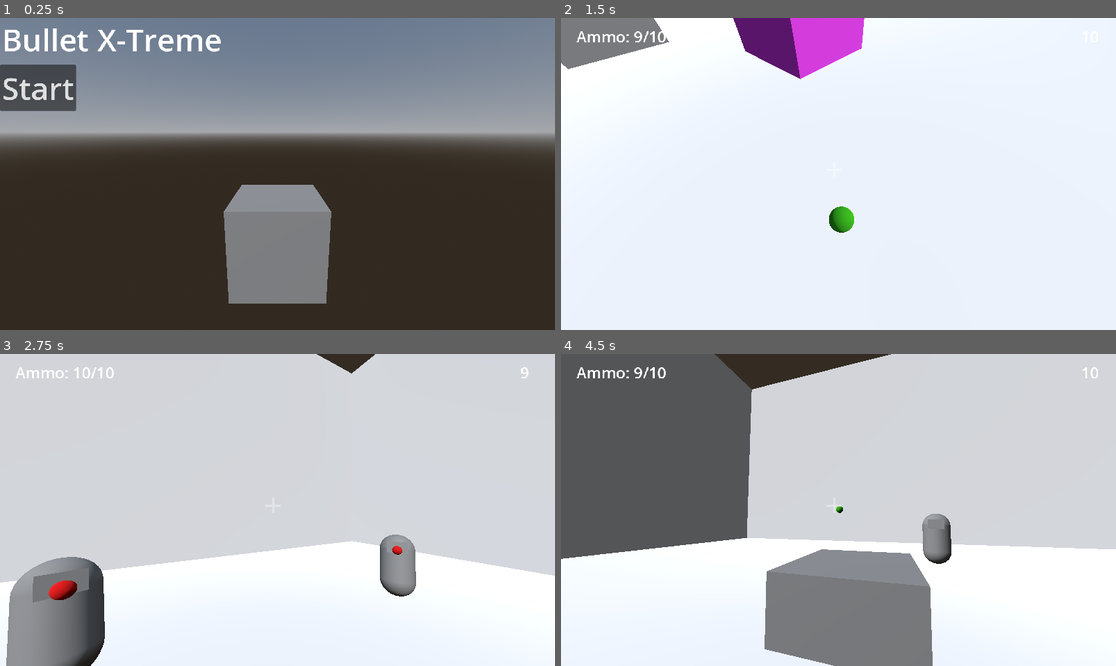
Above: before the commit, frames 1-4 (two rows, left to right).
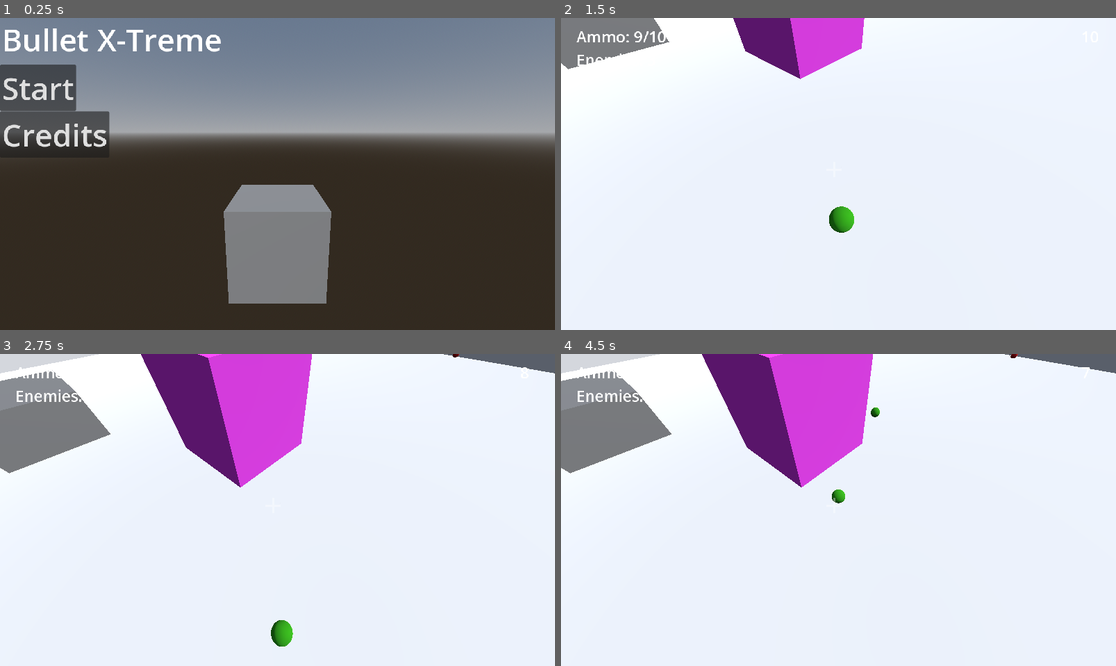
Above: after the commit, the same moments.

Repository: Piggo15/ten-game
Game: Godot game, scene res://Scenes/Start Scene/level_manager.tscn
Same seed, same stepped clock (60 frames per second), same inputs: the game is played once before the commit and once after it.
Inputs (mouse positions are in pixels of both pictures, inside the frame that each line leads up to):
- Up to frame 1 (0.25 s): no input
- Up to frame 2 (1.5 s): click "Start" at 0.5 s; tap Enter at 1.25 s; move the mouse to (832, 180) at 1.27 s; hold W (forward) from 1.28 s (still down); click (832, 180) at 1.35 s
- Up to frame 3 (2.75 s): keep holding W (forward); tap Space (jump) at 1.52, 2.27 s; move the mouse to (316, 513) at 2.02 s; tap Shift (sprint) at 2.1 s
- Up to frame 4 (4.5 s): move the mouse to (794, 506) at 2.77 s; click (794, 506) at 2.85 s; move the mouse to (844, 510) at 3.52 s; release W (forward) at 3.53 s; hold A (left) 3.53-4.28 s; tap Shift (sprint) at 3.6 s; tap Space (jump) at 3.77 s; move the mouse to (816, 503) at 4.27 s; hold W (forward) from 4.28 s (still down); click (816, 503) at 4.35 s

The runs differ from the first frame. In frame 1, 2.6% of the frame differs, in the area x 0-20%, y 29-45%; in frame 2, less than 0.1%; in frame 3, 71%; in frame 4, 71%, in the area x 0-100%, y 0-100%.

Commit message:
Flowers Work 4/22

Diff:
--- /dev/null
+++ b/Prefab Scenes/death_screen.tscn
@@ -0,0 +1,14 @@
+[gd_scene load_steps=2 format=3 uid="uid://13rxnx3lcplg"]
+
+[ext_resource type="Script" uid="uid://bp6i480le6mpv" path="res://Scripts/death_screen.gd" id="1_smd1q"]
+
+[node name="DeathScreen" type="Node3D"]
+script = ExtResource("1_smd1q")
+
+[node name="Control" type="Control" parent="."]
+layout_mode = 3
+anchors_preset = 15
+anchor_right = 1.0
+anchor_bottom = 1.0
+grow_horizontal = 2
+grow_vertical = 2
--- a/Prefab Scenes/timer.tscn
+++ b/Prefab Scenes/timer.tscn
@@ -1,8 +1,9 @@
 [gd_scene load_steps=4 format=3 uid="uid://if0b35trtwoh"]
 
-[ext_resource type="Script" uid="uid://dkqxdtqxbqxlu" path="res://timer.gd" id="1_vv58o"]
+[ext_resource type="Script" uid="uid://dkqxdtqxbqxlu" path="res://Scripts/timer.gd" id="1_vv58o"]
 [ext_resource type="AudioStream" uid="uid://darwutlvlx3re" path="res://Audio/Sfx/Timer_First_Five_Sfx.wav" id="2_7ixws"]
 [ext_resource type="AudioStream" uid="uid://du1j4rd6oeed0" path="res://Audio/Sfx/Timer_Last_Five_Sfx.wav" id="3_5suwe"]
+
 
 [node name="Timer" type="Node3D"]
 script = ExtResource("1_vv58o")
--- a/Scenes/Start Scene/level_manager.tscn
+++ b/Scenes/Start Scene/level_manager.tscn
@@ -1,6 +1,7 @@
 [gd_scene load_steps=2 format=3 uid="uid://bkt8nmcxmuk1w"]
 
-[ext_resource type="Script" uid="uid://tkxuekqneqpe" path="res://level_manager.gd" id="1_f6wcy"]
+[ext_resource type="Script" uid="uid://tkxuekqneqpe" path="res://Scripts/level_manager.gd" id="1_f6wcy"]
+
 
 [node name="Level_Manager" type="Node3D"]
 script = ExtResource("1_f6wcy")
--- a/Scenes/credits.tscn
+++ b/Scenes/credits.tscn
@@ -1,3 +1,16 @@
 [gd_scene format=3 uid="uid://bfy2conf35mm6"]
 
 [node name="Credits" type="Node3D"]
+
+[node name="Control" type="Control" parent="."]
+layout_mode = 3
+anchors_preset = 0
+offset_right = 40.0
+offset_bottom = 40.0
+
+[node name="CreditsLabel" type="Label" parent="Control"]
+layout_mode = 0
+offset_right = 40.0
+offset_bottom = 23.0
+theme_override_font_sizes/font_size = 64
+text = "Credits"
--- a/Scenes/level_1.tscn
+++ b/Scenes/level_1.tscn
@@ -1,6 +1,8 @@
-[gd_scene load_steps=9 format=3 uid="uid://c13voxbg0hp5d"]
+[gd_scene load_steps=11 format=3 uid="uid://c13voxbg0hp5d"]
 
+[ext_resource type="Script" uid="uid://dujojpk6krm1q" path="res://Scripts/level.gd" id="1_6444e"]
 [ext_resource type="PackedScene" uid="uid://dlg6seov50do7" path="res://Prefab Scenes/player.tscn" id="1_vk57k"]
+[ext_resource type="Script" uid="uid://dg74j230loa6g" path="res://Scripts/enemy_manager.gd" id="2_7p6j4"]
 [ext_resource type="PackedScene" uid="uid://dsu8u5prumqk2" path="res://Prefab Scenes/enemy.tscn" id="2_8ffim"]
 [ext_resource type="PackedScene" uid="uid://if0b35trtwoh" path="res://Prefab Scenes/timer.tscn" id="3_xfk5q"]
 
@@ -21,16 +23,13 @@
 albedo_color = Color(1, 0.25490198, 1, 1)
 
 [node name="Level 1" type="Node3D"]
+script = ExtResource("1_6444e")
 
 [node name="WorldEnvironment" type="WorldEnvironment" parent="."]
 environment = SubResource("Environment_xfk5q")
 
 [node name="DirectionalLight3D" type="DirectionalLight3D" parent="."]
 transform = Transform3D(0.71721476, 0.47654918, -0.50843275, 0, 0.7296135, 0.68385977, 0.6968522, -0.4904743, 0.52328956, 0, 0, 0)
-
-[node name="CharacterBody3D" parent="." instance=ExtResource("1_vk57k")]
-unique_name_in_owner = true
-transform = Transform3D(1, 0, 0, 0, 1, 0, 0, 0, 1, 0, 1, 0)
 
 [node name="Boxes" type="Node3D" parent="."]
 
@@ -72,13 +71,41 @@
 size = Vector3(2, 2, 2)
 material = SubResource("StandardMaterial3D_8ffim")
 
-[node name="Enemy" parent="." instance=ExtResource("2_8ffim")]
+[node name="CharacterBody3D" parent="." instance=ExtResource("1_vk57k")]
+unique_name_in_owner = true
+transform = Transform3D(1, 0, 0, 0, 1, 0, 0, 0, 1, 0, 1, 0)
+
+[node name="Timer" parent="." instance=ExtResource("3_xfk5q")]
+unique_name_in_owner = true
+
+[node name="EnemyManager" type="Node3D" parent="."]
+unique_name_in_owner = true
+script = ExtResource("2_7p6j4")
+
+[node name="Enemy" parent="EnemyManager" instance=ExtResource("2_8ffim")]
 transform = Transform3D(1, 0, 0, 0, 1, 0, 0, 0, 1, 0, 1, -9)
 
-[node name="Enemy2" parent="." instance=ExtResource("2_8ffim")]
+[node name="Enemy2" parent="EnemyManager" instance=ExtResource("2_8ffim")]
 transform = Transform3D(1, 0, 0, 0, 1, 0, 0, 0, 1, -10.849155, 1, -2.9962883)
 
-[node name="Enemy3" parent="." instance=ExtResource("2_8ffim")]
+[node name="Enemy3" parent="EnemyManager" instance=ExtResource("2_8ffim")]
 transform = Transform3D(1, 0, 0, 0, 1, 0, 0, 0, 1, 8.150845, 1, -7.9962883)
 
-[node name="Timer" parent="." instance=ExtResource("3_xfk5q")]
+[node name="Control" type="Control" parent="EnemyManager"]
+layout_mode = 3
+anchors_preset = 15
+anchor_right = 1.0
+anchor_bottom = 1.0
+grow_horizontal = 2
+grow_vertical = 2
+mouse_filter = 2
+
+[node name="EnemyCountLabel" type="Label" parent="EnemyManager/Control"]
+layout_mode = 0
+offset_left = 32.0
+offset_top = 64.0
+offset_right = 179.0
+offset_bottom = 109.0
+theme_override_font_sizes/font_size = 32
+text = "Enemies: "
+metadata/_edit_use_anchors_ = true
--- a/Scenes/main_menu.tscn
+++ b/Scenes/main_menu.tscn
@@ -38,6 +38,14 @@
 theme_override_font_sizes/font_size = 64
 text = "Start"
 
+[node name="CreditsButton" type="Button" parent="Control"]
+layout_mode = 0
+offset_top = 194.0
+offset_right = 227.0
+offset_bottom = 290.0
+theme_override_font_sizes/font_size = 64
+text = "Credits"
+
 [node name="WorldEnvironment" type="WorldEnvironment" parent="."]
 environment = SubResource("Environment_48xlc")
 
@@ -50,3 +58,4 @@
 [node name="CSGBox3D" type="CSGBox3D" parent="."]
 
 [connection signal="pressed" from="Control/StartButton" to="." method="_on_start_button_pressed"]
+[connection signal="pressed" from="Control/CreditsButton" to="." method="_on_credits_button_pressed"]
--- /dev/null
+++ b/Scripts/death_screen.gd
@@ -0,0 +1,11 @@
+extends Node3D
+
+
+# Called when the node enters the scene tree for the first time.
+func _ready() -> void:
+	pass # Replace with function body.
+
+
+# Called every frame. 'delta' is the elapsed time since the previous frame.
+func _process(delta: float) -> void:
+	pass
--- a/Scripts/enemy.gd
+++ b/Scripts/enemy.gd
@@ -4,6 +4,7 @@
 @onready var death_sfx = $DeathSound
 @onready var shoot_sfx = $ShootSound
 @onready var bullet_spawn_position = $ShootPoint
+@onready var enemy_manager = get_parent()
 
 var bullet_scene = preload("res://Prefab Scenes/enemy_bulllet.tscn")
 var is_alive = true
@@ -15,10 +16,7 @@
 
 # for hurt box
 func _on_area_3d_body_entered(body: Node3D) -> void:
-	area_3D.queue_free()
-	body.queue_free()
-	death_sfx.play()
-	is_alive = false
+	die(body)
 
 func _process(delta: float) -> void:
 
@@ -37,3 +35,15 @@
 		shoot_timer = shoot_cooldown + (randf() * additional_random_time_mult)
 		shoot_sfx.pitch_scale = randf_range(0.9, 1.2)
 		shoot_sfx.play()
+
+func die(body: Node3D = null, subtract_enemy_count: bool = true):
+	area_3D.queue_free()
+
+	if body != null:
+		body.queue_free()
+
+	death_sfx.play()
+	is_alive = false
+
+	if subtract_enemy_count:
+		enemy_manager.enemy_count -= 1
--- /dev/null
+++ b/Scripts/enemy_manager.gd
@@ -0,0 +1,18 @@
+extends Node3D
+
+var enemy_node_array : Array[Node] = []
+@onready var enemy_count_label = $Control/EnemyCountLabel
+var enemy_count
+
+# Called when the node enters the scene tree for the first time.
+func _ready() -> void:
+	for child in get_children():
+		if child is Node3D:
+			enemy_node_array.append(child)
+
+	enemy_count = enemy_node_array.size()
+
+
+# Called every frame. 'delta' is the elapsed time since the previous frame.
+func _process(_delta: float) -> void:
+	enemy_count_label.text = "Enemies: " + str(enemy_count)
--- /dev/null
+++ b/Scripts/level.gd
@@ -0,0 +1,12 @@
+extends Node3D
+
+
+
+# Called when the node enters the scene tree for the first time.
+func _ready() -> void:
+	pass # Replace with function body.
+
+
+# Called every frame. 'delta' is the elapsed time since the previous frame.
+func _process(delta: float) -> void:
+	pass
--- a/level_manager.gd
+++ b/Scripts/level_manager.gd
@@ -7,6 +7,7 @@
 # Called when the node enters the scene tree for the first time.
 func _ready() -> void:
 	scene_list.append(preload("res://Scenes/main_menu.tscn"))
+	scene_list.append(preload("res://Scenes/credits.tscn"))
 	scene_list.append(preload("res://Scenes/level_1.tscn"))
 
 	load_scene(0)
--- a/Scripts/main_menu.gd
+++ b/Scripts/main_menu.gd
@@ -1,6 +1,9 @@
 extends Node3D
 
 @onready var level_manager = get_tree().current_scene
+
+@export var credits_scene_id = 1
+@export var level_1_scene_id = 2
 
 # Called when the node enters the scene tree for the first time.
 func _ready() -> void:
@@ -8,9 +11,13 @@
 
 
 # Called every frame. 'delta' is the elapsed time since the previous frame.
-func _process(delta: float) -> void:
+func _process(_delta: float) -> void:
 	pass
 
 
 func _on_start_button_pressed() -> void:
-	level_manager.load_scene(1)
+	level_manager.load_scene(level_1_scene_id)
+
+
+func _on_credits_button_pressed() -> void:
+	level_manager.load_scene(credits_scene_id)
--- a/Scripts/player.gd
+++ b/Scripts/player.gd
@@ -13,17 +13,23 @@
 var speed = walk_speed
 var bob_t = 0.0
 var land_sound_ready = false
+var footstep_sound_ready = true
+var died = false
 
 @onready var camera = $CameraPosition/Camera3D
 @onready var camera_position = $CameraPosition
 @onready var footstep_sfx = $FootstepSound
 @onready var jump_sfx = $JumpSound
+@onready var timer = %Timer
 @onready var level_manager = get_tree().current_scene
+@onready var enemy_manager = %EnemyManager
 
 func _ready() -> void:
 	Input.set_mouse_mode(Input.MOUSE_MODE_CAPTURED)
 
 func _unhandled_input(event: InputEvent) -> void:
+	if died:
+		return
 
 	if event is InputEventMouseMotion:
 		camera_position.rotate_y(-event.relative.x * sensitivity)
@@ -31,6 +37,9 @@
 		camera.rotation.x = clamp(camera.rotation.x, deg_to_rad(-90), deg_to_rad(90))
 
 func _physics_process(delta: float) -> void:
+
+	if died:
+		return
 
 	# Add the gravity.
 	if not is_on_floor():
@@ -92,8 +101,6 @@
 	play_footstep_sound(pos.y)
 	return pos
 
-var footstep_sound_ready = true
-
 func play_footstep_sound(pos_y):
 
 	if pos_y <= -bob_amplitude * 0.9 and footstep_sound_ready:
@@ -105,4 +112,8 @@
 
 func _on_hurtbox_body_entered(_body: Node3D) -> void:
 	#replace with actual death screen maybe
-	level_manager.load_scene(level_manager.current_loaded_scene_id)
+	die()
+
+func die():
+	died = true
+	Input.set_mouse_mode(Input.MOUSE_MODE_VISIBLE)
--- a/timer.gd
+++ b/Scripts/timer.gd
@@ -6,6 +6,7 @@
 @onready var level_manager = get_tree().current_scene
 @onready var first_five_sfx = $FirstFivePlayer
 @onready var second_five_sfx = $SecondFivePlayer
+@onready var player = %CharacterBody3D
 
 var int_time = int(timer)
 
@@ -14,9 +15,8 @@
 	timer -= delta
 	display_label.text = str(int(timer) + 1)
 
-	# TEMP, replace with death screen
 	if timer <= 0:
-		level_manager.load_scene(level_manager.current_loaded_scene_id)
+		player.die()
 
 	if int_time == (int(timer) + 1):
 
--- a/project.godot
+++ b/project.godot
@@ -14,6 +14,10 @@
 run/main_scene="uid://bkt8nmcxmuk1w"
 config/features=PackedStringArray("4.5", "Forward Plus")
 config/icon="res://icon.svg"
+
+[audio]
+
+buses/default_bus_layout="res://Audio/default_bus_layout.tres"
 
 [input]
 
Renamed: default_bus_layout.tres -> Audio/default_bus_layout.tres
Not shown, added: Scripts/death_screen.gd.uid
Not shown, added: Scripts/enemy_manager.gd.uid
Not shown, added: Scripts/level.gd.uid
Renamed: level_manager.gd.uid -> Scripts/level_manager.gd.uid
Renamed: timer.gd.uid -> Scripts/timer.gd.uid
